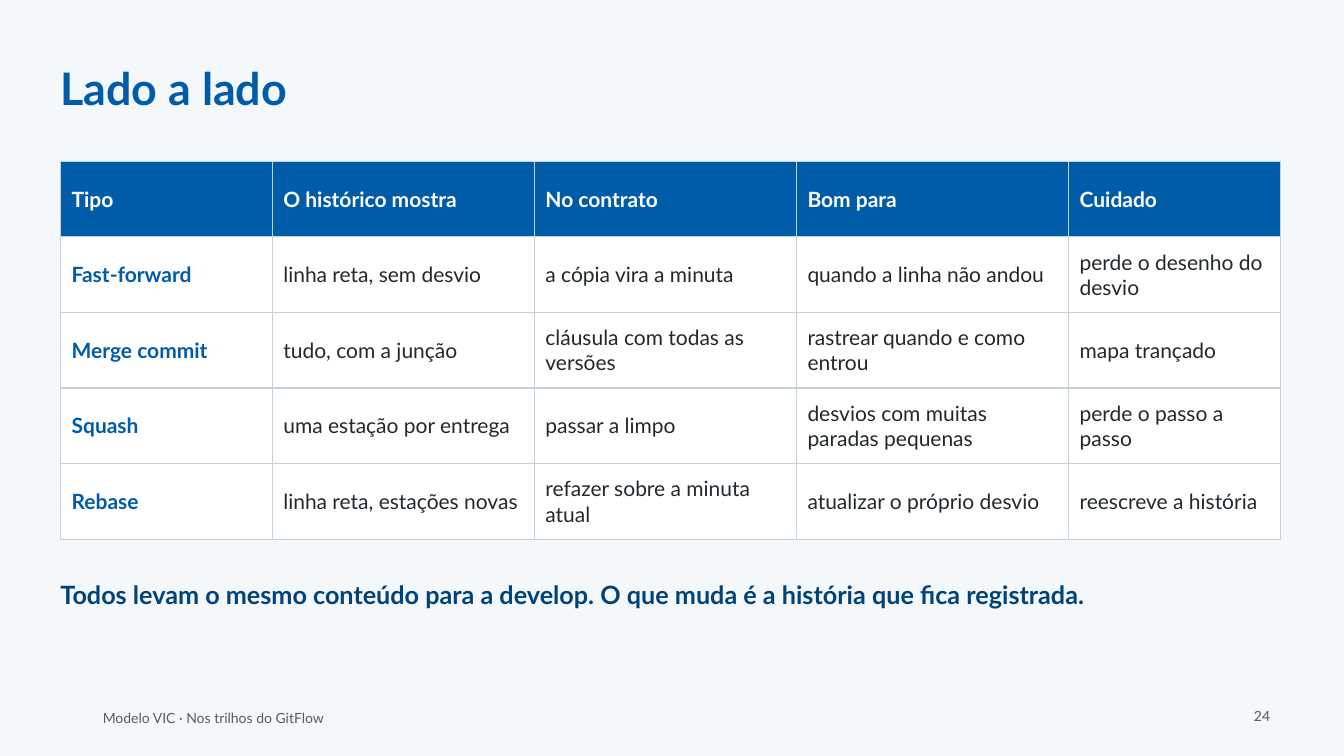
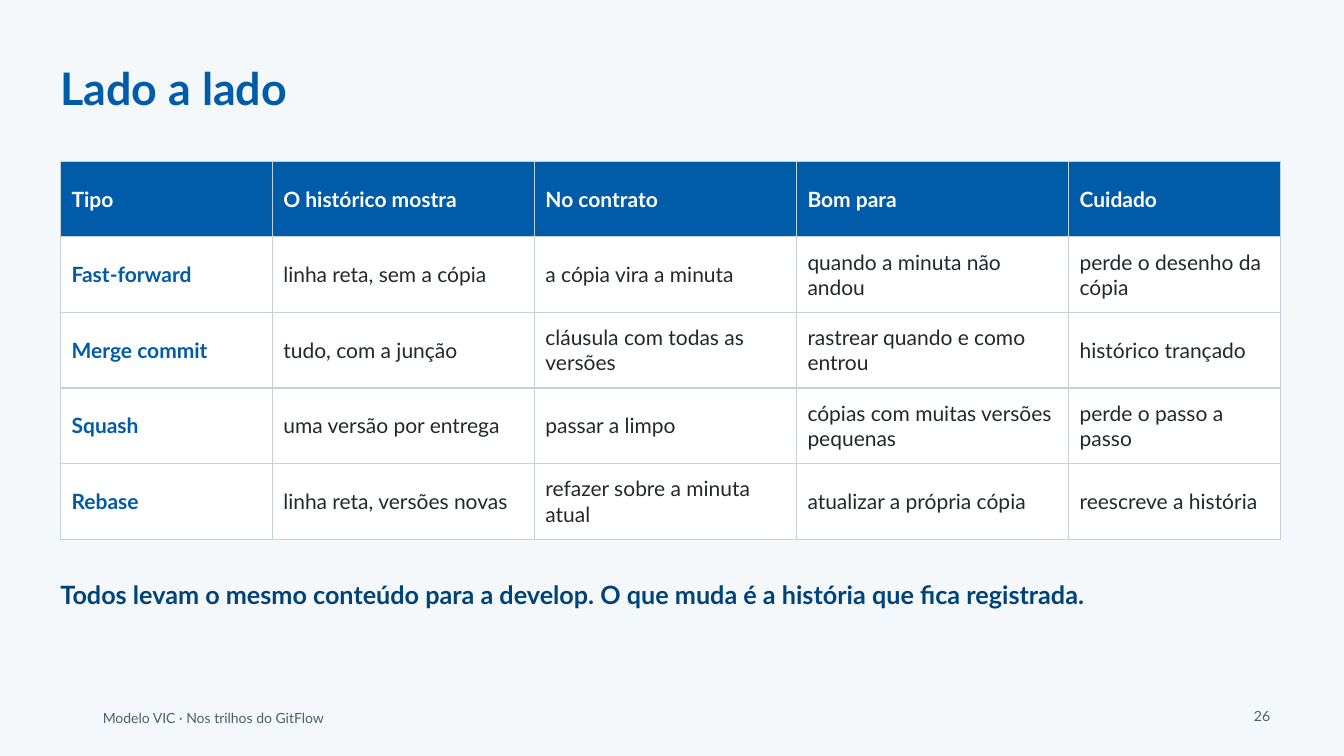
Before and after one commit to andromarcio/modelo-vic, a slide deck: slide 26 of treinamento/oficina-nos-trilhos/1-slides-nos-trilhos.pptx (slide 24 before the commit). Drawn at 1344x756 pixels with LibreOffice and Linux fonts; fonts in the diff are those of the drawing; background and template pictures are left out. Boxes give left, top, right and bottom in pixels: in the first picture for what was removed or moved away, otherwise in the second. Text is boxed around its words. In the diff, an @@ line names an element or a change of style, - is before the commit and + after.

```diff
--- a/treinamento/oficina-nos-trilhos/1-slides-nos-trilhos.pptx
+++ b/treinamento/oficina-nos-trilhos/1-slides-nos-trilhos.pptx
@@ table at <box>60,161,1280,526</box> @@
-row 2: Fast-forward | linha reta, sem desvio | a cópia vira a minuta | quando a linha não andou | perde o desenho do desvio
+row 2: Fast-forward | linha reta, sem a cópia | a cópia vira a minuta | quando a minuta não andou | perde o desenho da cópia
-row 3, column 5: mapa trançado
+row 3, column 5: histórico trançado
-row 4, column 2: uma estação por entrega
+row 4, column 2: uma versão por entrega
-row 4, column 4: desvios com muitas paradas pequenas
+row 4, column 4: cópias com muitas versões pequenas
-row 5, column 2: linha reta, estações novas
+row 5, column 2: linha reta, versões novas
-row 5, column 4: atualizar o próprio desvio
+row 5, column 4: atualizar a própria cópia
@@ page number at <box>1254,711,1270,721</box>: text changed @@
-24
+26
```
Also in this commit, not shown: 27 other slides changed, 8 slides added, 6 slides removed, 8 other files.
